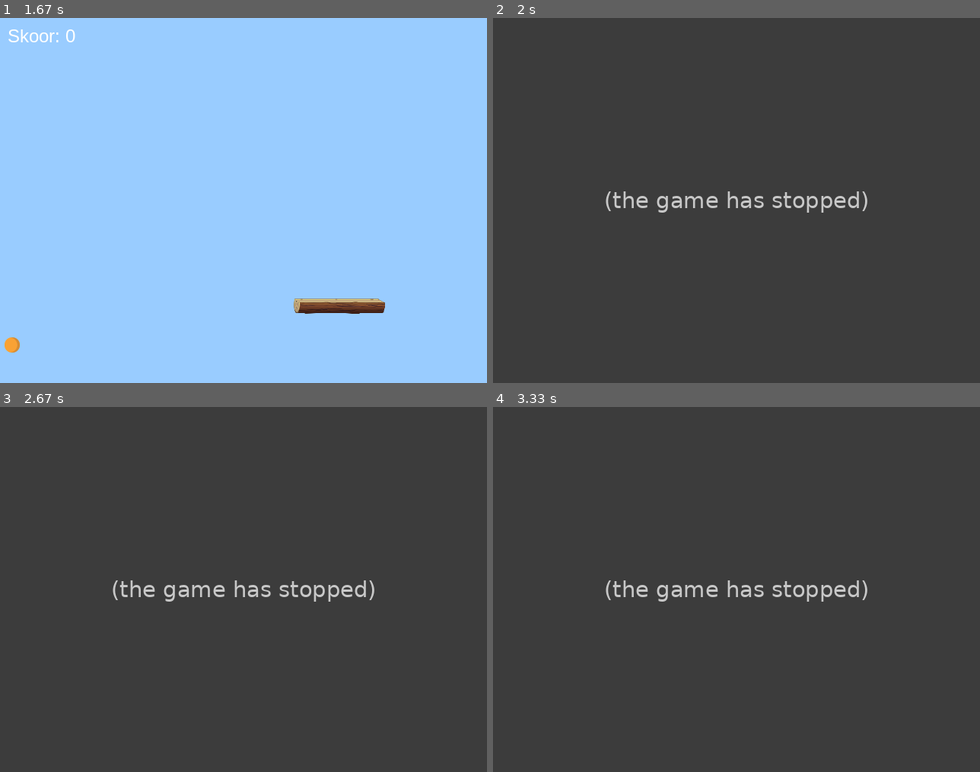
Above: before the commit, frames 1-4 (two rows, left to right).
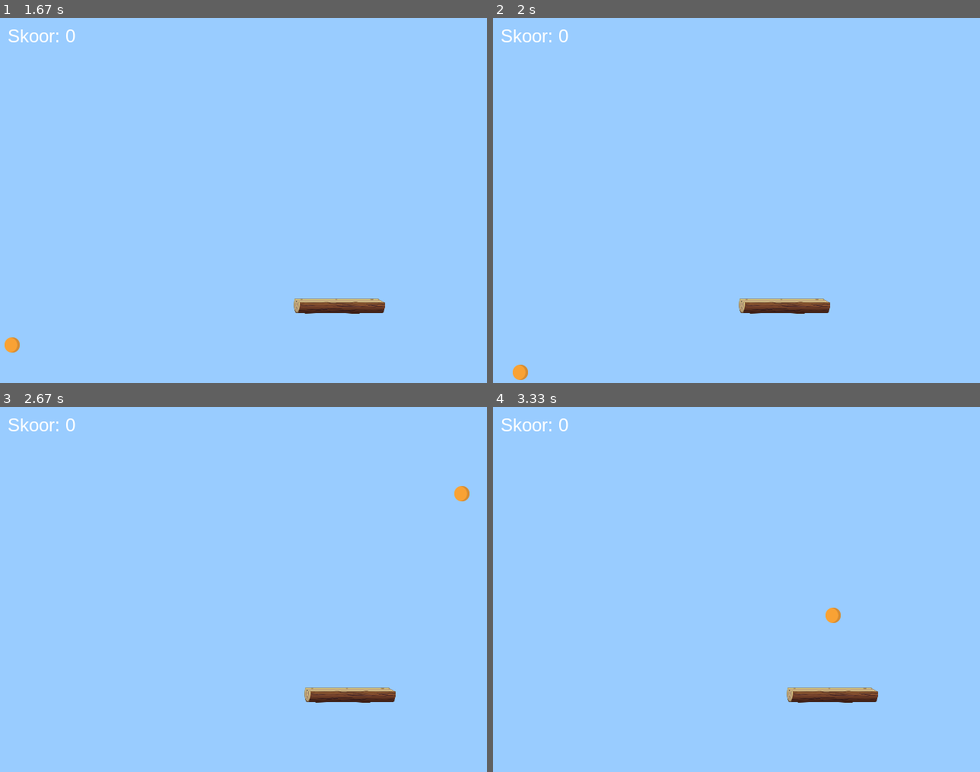
Above: after the commit, the same moments.

Repository: risto-raagel/pygame-harjutused
Game: pygame game, started from ülesanne_5_ja_6/ping-pong.py
The game is run twice, just before and just after one commit, with the same random seed, the same clock (stepped at 60 frames per second) and the same inputs.
Inputs:
- Up to frame 1 (1.67 s): hold Right 0.33-0.8 s; hold Right 0.83-1.3 s; hold Left from 1.33 s (still down)
- Up to frame 2 (2 s): release Left at 1.87 s
- Up to frame 3 (2.67 s): hold Right from 2.33 s (still down)
- Up to frame 4 (3.33 s): release Right at 2.97 s; hold Left from 3 s (still down)

Frame 1 is identical in both runs. In frame 2, 100% of the frame differs, in the area x 0-100%, y 0-100%; in frame 3, 100%; in frame 4, 100%.
Before the commit the program exited at 1.82 s; later frames show no game.

Commit message:
Versioon 2.1

Diff:
--- a/ülesanne_5_ja_6/ping-pong.py
+++ b/ülesanne_5_ja_6/ping-pong.py
@@ -65,8 +65,10 @@
     # 2. MÄNGU LÕPETAMINE, KUI PALL PUUDUTAB ALUMIST ÄÄRT
     if ball_rect.bottom >= SCREEN_SIZE[1]:
         print(f"Mäng läbi! Sinu skoor: {score}")
-        pygame.quit()
-        sys.exit()
+        pygame.time.delay(500)  # Väike paus (0.5 sek), et mängija saaks aru, et kaotas
+        score = 0  # Nullime skoori
+        ball_sp_x, ball_sp_y = reset_ball(ball_rect)  # Viime palli üles tagasi
+        pad_rect.centerx = SCREEN_SIZE[0] // 2  # Viime aluse keskele tagasi
 
     # Joonistamine
     screen.fill(LBLUE)
